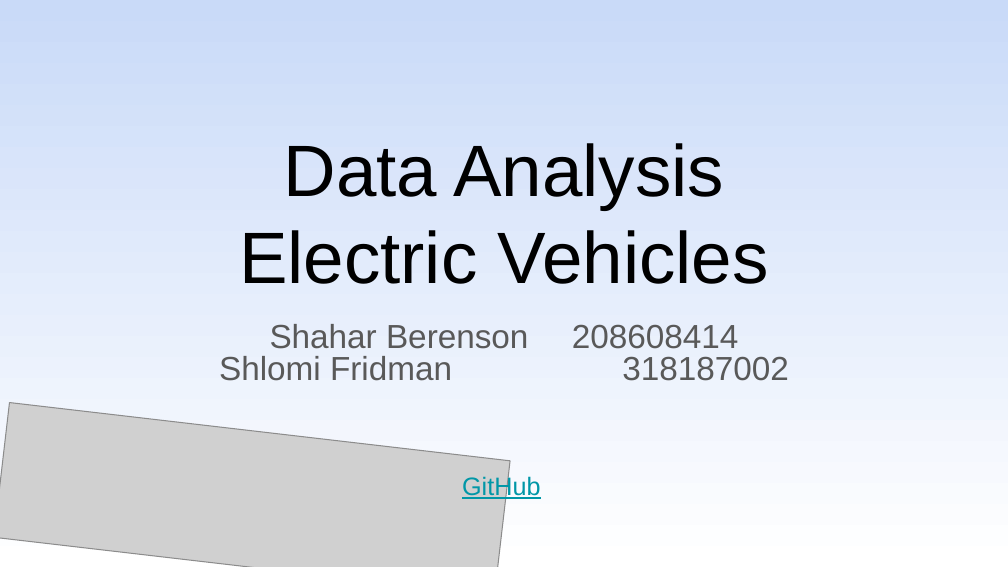
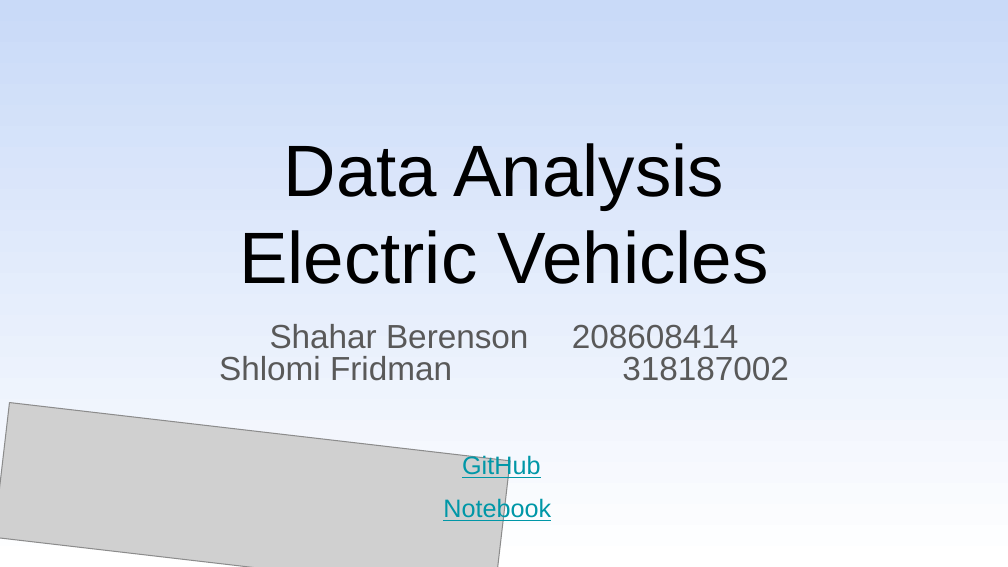
Before and after one commit to shachar700/DataAnalysis_ElectricVehicles, a slide deck: slide 1 of DataAnalysis_ElectricVehicles.pptx. Drawn at 1008x567 pixels with LibreOffice and Linux fonts; fonts in the diff are those of the drawing; grey boxes stand for pictures. Boxes give left, top, right and bottom in pixels: in the first picture for what was removed or moved away, otherwise in the second. Text is boxed around its words. In the diff, an @@ line names an element or a change of style, - is before the commit and + after.

```diff
--- a/DataAnalysis_ElectricVehicles.pptx
+++ b/DataAnalysis_ElectricVehicles.pptx
@@ text "GitHub": place and size @@
-text "GitHub" at [462,474,540,500]
+text "GitHub" at [462,454,540,480]
@@ text added at [443,497,551,523], 18 pt, text #0097A7, underline @@
+Notebook
```
Also in this commit, not shown: 12 other slides changed, 1 slide added, 1 slide removed, 3 other files.
